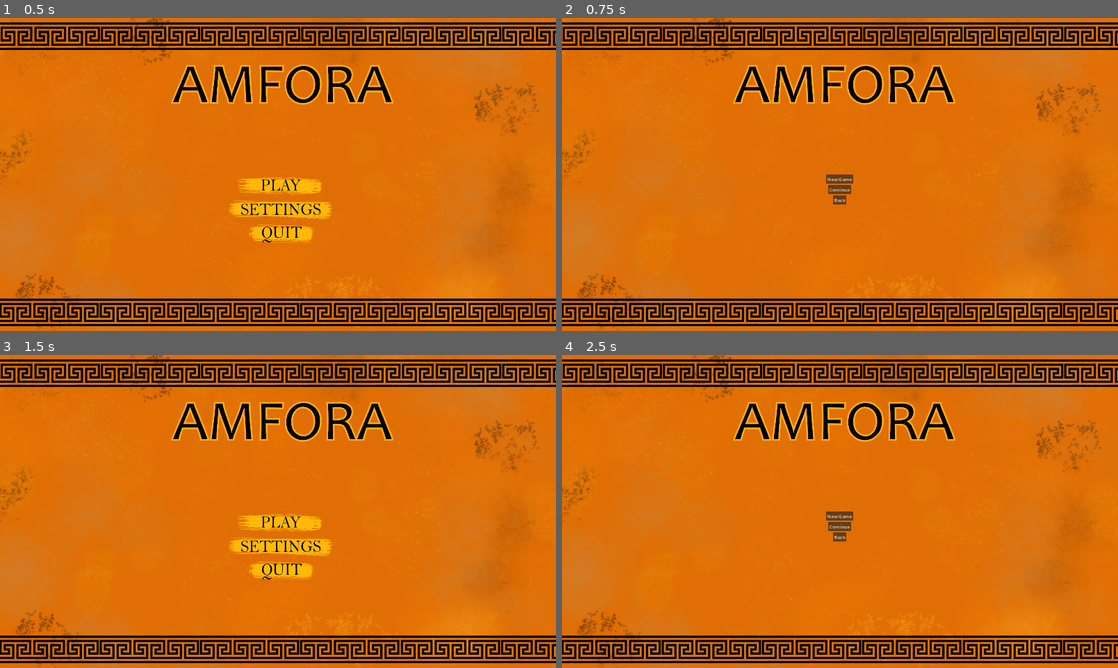
Above: before the commit, frames 1-4 (two rows, left to right).
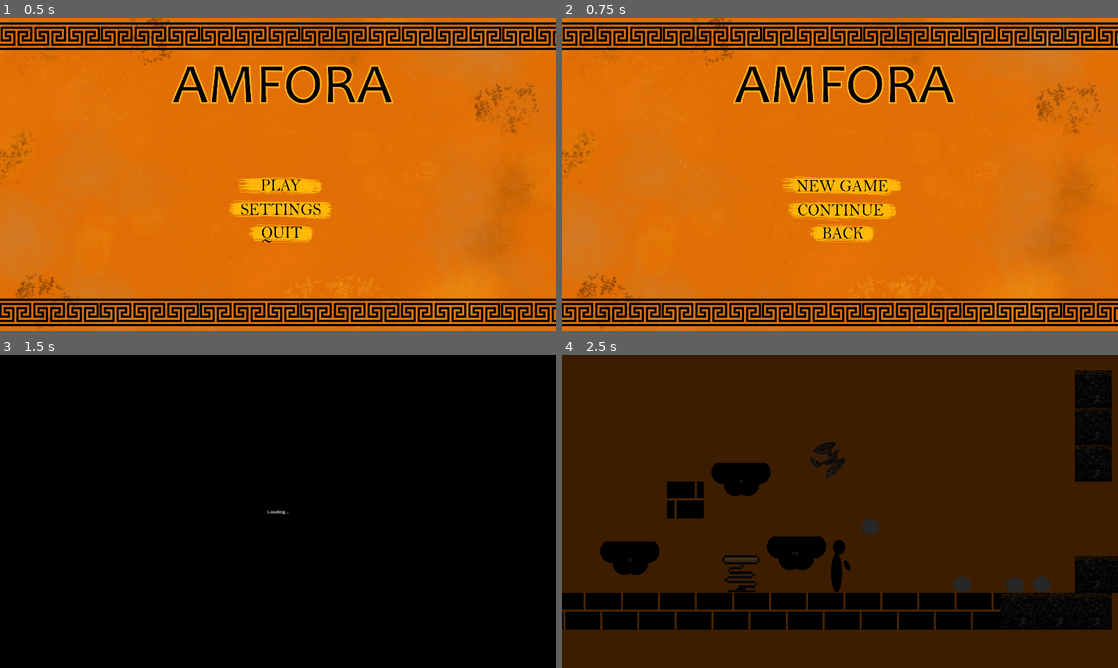
Above: after the commit, the same moments.

Repository: franmatijevic/GreekPlatformer
Game: Godot game, scene res://src/ui/main_menu.tscn
Two runs of this game, one before a commit and one after it. Both use one fixed random seed, a clock stepped at 60 frames per second and the inputs below. This scene is started directly instead of the project's main scene. The engine's default icon, where the game draws it, is replaced by a stand-in: a white triangle on a blue panel in a dark square.
Inputs (mouse positions are in pixels of both pictures, inside the frame that each line leads up to):
- Up to frame 1 (0.5 s): no input
- Up to frame 2 (0.75 s): click (840, 187) at 0.5 s
- Up to frame 3 (1.5 s): click (278, 536) at 1.25 s, where only the run before the commit has a clickable "Back"
- Up to frame 4 (2.5 s): click (840, 524) at 2.02 s

Frame 1 is identical in both runs. In frame 2, 2.5% of the frame differs, in the area x 39-62%, y 50-72%; in frame 3, 91%; in frame 4, 98%, in the area x 0-100%, y 0-100%.

Commit message:
Main menu additions
- proširen artwork main menua

Diff:
--- a/greekplatformer/src/ui/main_menu.gd
+++ b/greekplatformer/src/ui/main_menu.gd
@@ -9,11 +9,8 @@
 	get_node("options").get_node(option_name).set_visible(true)
 	get_node("options").get_node(option_name).visible=true
 
-func _on_new_game_pressed() -> void:
+func _on_continue_pressed() -> void: # continue the saved file
 	SceneLoader.load_scene(new_game)
-
-func _on_continue_pressed() -> void: # continue the saved file
-	pass # Replace with function body.
 
 func _on_quit_pressed() -> void:
 	get_tree().quit()
@@ -24,5 +21,8 @@
 func _on_settings_pressed() -> void:
 	open_menu("settings")
 
-func _on_back_to_main_pressed() -> void:
+func _on_back_pressed() -> void:
 	open_menu("main")
+
+func _on_new_game_pressed() -> void:
+	SceneLoader.load_scene(new_game)
--- a/greekplatformer/src/ui/main_menu.tscn
+++ b/greekplatformer/src/ui/main_menu.tscn
@@ -11,13 +11,19 @@
 [ext_resource type="Texture2D" uid="uid://co6gtk84ce2dl" path="res://src/ui/mainMenuArt/Quit button pressed.png" id="8_ows5f"]
 [ext_resource type="Texture2D" uid="uid://c1ln1i52umsur" path="res://src/ui/mainMenuArt/Settings button selected.png" id="8_uukgq"]
 [ext_resource type="Texture2D" uid="uid://buch2t71iisfs" path="res://src/ui/mainMenuArt/Quit button selected.png" id="11_cey1q"]
+[ext_resource type="Texture2D" uid="uid://cvo78k1tmkc6g" path="res://src/ui/mainMenuArt/SettingsBackground.png" id="12_5xdhl"]
+[ext_resource type="Texture2D" uid="uid://c7i4v7yo761x0" path="res://src/ui/mainMenuArt/New Game button.png" id="13_vlwti"]
+[ext_resource type="Texture2D" uid="uid://bvwrknnyv6t7q" path="res://src/ui/mainMenuArt/New Game button pressed.png" id="14_opw2a"]
+[ext_resource type="Texture2D" uid="uid://bucxcck1v1c7c" path="res://src/ui/mainMenuArt/New Game button selected.png" id="15_ds08j"]
+[ext_resource type="Texture2D" uid="uid://bb7ytisx4s8kf" path="res://src/ui/mainMenuArt/Continue button.png" id="16_eev0j"]
+[ext_resource type="Texture2D" uid="uid://b8dxjeha7p5il" path="res://src/ui/mainMenuArt/Continue button pressed.png" id="17_rus5j"]
+[ext_resource type="Texture2D" uid="uid://dym15un4d2lor" path="res://src/ui/mainMenuArt/Continue button selected.png" id="18_b5v58"]
+[ext_resource type="Texture2D" uid="uid://yf0vmy8d2luj" path="res://src/ui/mainMenuArt/Back button.png" id="19_xls57"]
+[ext_resource type="Texture2D" uid="uid://cf1pvixayis77" path="res://src/ui/mainMenuArt/Back button pressed.png" id="20_ikjnj"]
+[ext_resource type="Texture2D" uid="uid://bi5prxkvq3fph" path="res://src/ui/mainMenuArt/Back button selected.png" id="21_qudrh"]
 
 [node name="mainMenu" type="Node2D"]
 script = ExtResource("1_eabs3")
-
-[node name="Background" type="Sprite2D" parent="."]
-position = Vector2(72, 31)
-texture = ExtResource("2_ao73r")
 
 [node name="Camera2D" type="Camera2D" parent="."]
 
@@ -32,6 +38,10 @@
 anchors_preset = 0
 offset_right = 40.0
 offset_bottom = 40.0
+
+[node name="MainBackground" type="Sprite2D" parent="options/main"]
+position = Vector2(72, 31)
+texture = ExtResource("2_ao73r")
 
 [node name="FlowContainer" type="FlowContainer" parent="options/main"]
 layout_mode = 0
@@ -68,11 +78,14 @@
 offset_right = 40.0
 offset_bottom = 40.0
 
+[node name="SettingsBackground" type="Sprite2D" parent="options/settings"]
+texture = ExtResource("12_5xdhl")
+
 [node name="FlowContainer" type="FlowContainer" parent="options/settings"]
 layout_mode = 0
-offset_left = -112.0
-offset_right = 110.0
-offset_bottom = 58.0
+offset_left = -186.0
+offset_right = 170.0
+offset_bottom = 102.0
 
 [node name="HFlowContainer" type="HFlowContainer" parent="options/settings/FlowContainer"]
 layout_mode = 2
@@ -80,11 +93,13 @@
 
 [node name="Label" type="Label" parent="options/settings/FlowContainer/HFlowContainer"]
 layout_mode = 2
-text = "Nema postavljanja, zao mi je"
+text = "Tu ce biti volume (music, sfx) i kontrole rebind"
 
-[node name="BackToMain" type="Button" parent="options/settings/FlowContainer/HFlowContainer"]
+[node name="Back" type="TextureButton" parent="options/settings/FlowContainer/HFlowContainer"]
 layout_mode = 2
-text = "Back"
+texture_normal = ExtResource("19_xls57")
+texture_pressed = ExtResource("20_ikjnj")
+texture_hover = ExtResource("21_qudrh")
 
 [node name="playOptions" type="Control" parent="options"]
 visible = false
@@ -93,34 +108,43 @@
 offset_right = 40.0
 offset_bottom = 40.0
 
+[node name="Sprite2D" type="Sprite2D" parent="options/playOptions"]
+position = Vector2(72, 31)
+texture = ExtResource("2_ao73r")
+
 [node name="FlowContainer" type="FlowContainer" parent="options/playOptions"]
 layout_mode = 0
-offset_left = -48.0
-offset_right = 45.0
-offset_bottom = 101.0
+offset_left = -208.0
+offset_right = 216.0
+offset_bottom = 242.0
 alignment = 1
 
 [node name="HFlowContainer" type="HFlowContainer" parent="options/playOptions/FlowContainer"]
 layout_mode = 2
 alignment = 1
 
-[node name="NewGame" type="Button" parent="options/playOptions/FlowContainer/HFlowContainer"]
+[node name="New Game" type="TextureButton" parent="options/playOptions/FlowContainer/HFlowContainer"]
 layout_mode = 2
-text = "New Game"
+texture_normal = ExtResource("13_vlwti")
+texture_pressed = ExtResource("14_opw2a")
+texture_hover = ExtResource("15_ds08j")
 
-[node name="continue" type="Button" parent="options/playOptions/FlowContainer/HFlowContainer"]
+[node name="Continue" type="TextureButton" parent="options/playOptions/FlowContainer/HFlowContainer"]
 layout_mode = 2
-text = "Continue"
+texture_normal = ExtResource("16_eev0j")
+texture_pressed = ExtResource("17_rus5j")
+texture_hover = ExtResource("18_b5v58")
 
-[node name="backToMain" type="Button" parent="options/playOptions/FlowContainer/HFlowContainer"]
+[node name="Back" type="TextureButton" parent="options/playOptions/FlowContainer/HFlowContainer"]
 layout_mode = 2
-text = "Back
-"
+texture_normal = ExtResource("19_xls57")
+texture_pressed = ExtResource("20_ikjnj")
+texture_hover = ExtResource("21_qudrh")
 
 [connection signal="pressed" from="options/main/FlowContainer/HFlowContainer/Play" to="." method="_on_play_pressed"]
 [connection signal="pressed" from="options/main/FlowContainer/HFlowContainer/Settings" to="." method="_on_settings_pressed"]
 [connection signal="pressed" from="options/main/FlowContainer/HFlowContainer/Quit" to="." method="_on_quit_pressed"]
-[connection signal="pressed" from="options/settings/FlowContainer/HFlowContainer/BackToMain" to="." method="_on_back_to_main_pressed"]
-[connection signal="pressed" from="options/playOptions/FlowContainer/HFlowContainer/NewGame" to="." method="_on_new_game_pressed"]
-[connection signal="pressed" from="options/playOptions/FlowContainer/HFlowContainer/continue" to="." method="_on_continue_pressed"]
-[connection signal="pressed" from="options/playOptions/FlowContainer/HFlowContainer/backToMain" to="." method="_on_back_to_main_pressed"]
+[connection signal="pressed" from="options/settings/FlowContainer/HFlowContainer/Back" to="." method="_on_back_pressed"]
+[connection signal="pressed" from="options/playOptions/FlowContainer/HFlowContainer/New Game" to="." method="_on_new_game_pressed"]
+[connection signal="pressed" from="options/playOptions/FlowContainer/HFlowContainer/Continue" to="." method="_on_continue_pressed"]
+[connection signal="pressed" from="options/playOptions/FlowContainer/HFlowContainer/Back" to="." method="_on_back_pressed"]
Binary file added: greekplatformer/src/ui/mainMenuArt/Back button pressed.png
Not shown, added: greekplatformer/src/ui/mainMenuArt/Back button pressed.png.import
Binary file added: greekplatformer/src/ui/mainMenuArt/Back button selected.png
Not shown, added: greekplatformer/src/ui/mainMenuArt/Back button selected.png.import
Binary file added: greekplatformer/src/ui/mainMenuArt/Back button.png
Not shown, added: greekplatformer/src/ui/mainMenuArt/Back button.png.import
Binary file added: greekplatformer/src/ui/mainMenuArt/Continue button pressed.png
Not shown, added: greekplatformer/src/ui/mainMenuArt/Continue button pressed.png.import
Binary file added: greekplatformer/src/ui/mainMenuArt/Continue button selected.png
Not shown, added: greekplatformer/src/ui/mainMenuArt/Continue button selected.png.import
Binary file added: greekplatformer/src/ui/mainMenuArt/Continue button.png
Not shown, added: greekplatformer/src/ui/mainMenuArt/Continue button.png.import
(and 9 more such lines)
